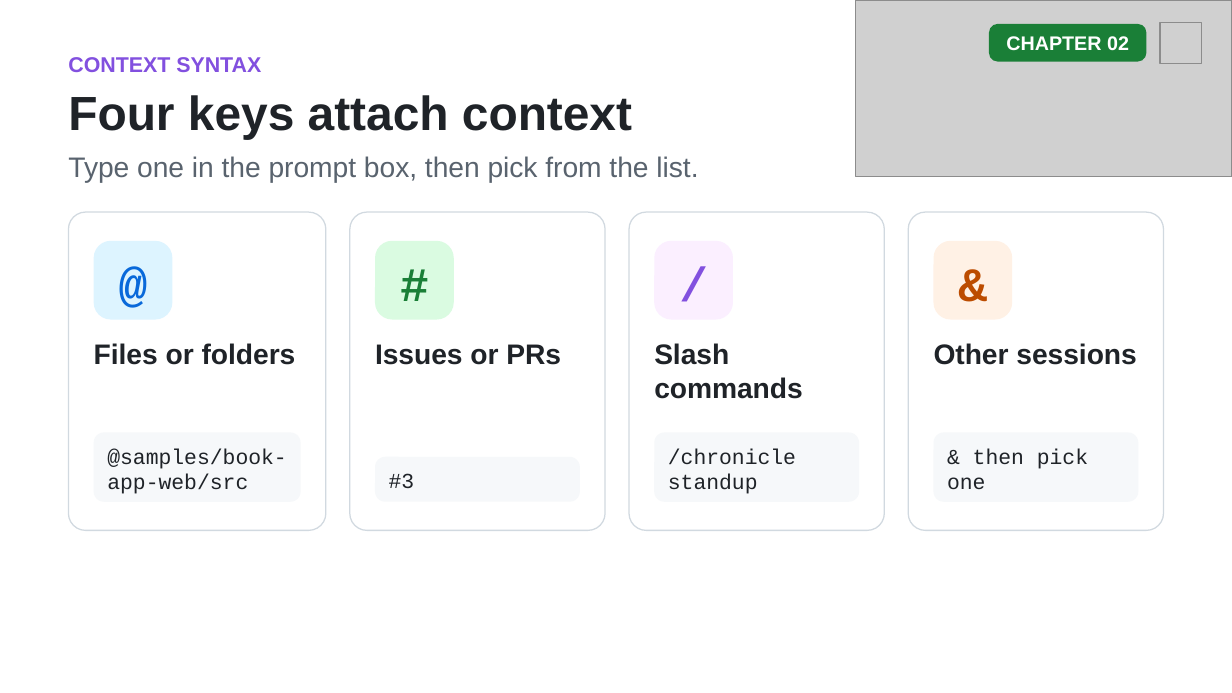
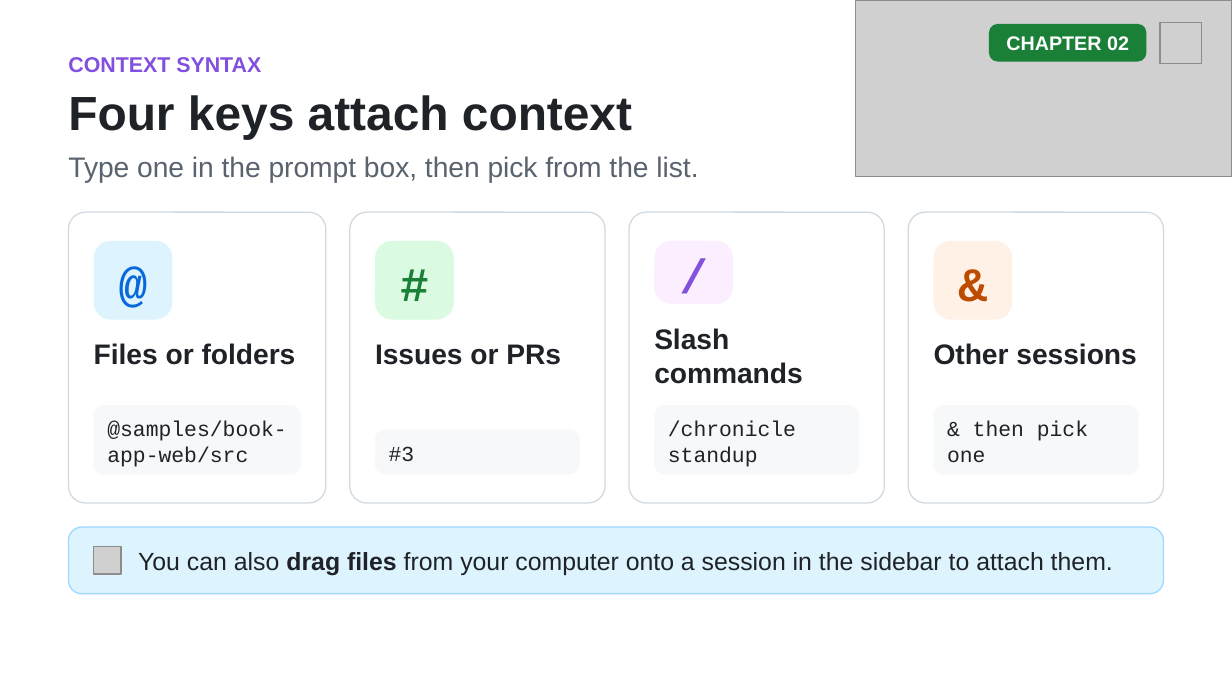
Before and after one commit to github/copilot-app-for-beginners, a slide deck: slide 8 of slides/02-sessions-worktrees-context.pptx. Drawn at 1232x693 pixels with LibreOffice and Linux fonts; fonts in the diff are those of the drawing; grey boxes stand for pictures. Boxes give left, top, right and bottom in pixels: in the first picture for what was removed or moved away, otherwise in the second. Text is boxed around its words. In the diff, an @@ line names an element or a change of style, - is before the commit and + after.

```diff
--- a/slides/02-sessions-worktrees-context.pptx
+++ b/slides/02-sessions-worktrees-context.pptx
@@ rounded rectangle: place and size @@
-rounded rectangle at [69,212,326,530]
+rounded rectangle at [69,212,326,503]
@@ rounded rectangle: place and size @@
-rounded rectangle at [350,212,605,530]
+rounded rectangle at [350,212,605,503]
@@ rounded rectangle: place and size @@
-rounded rectangle at [630,212,885,530]
+rounded rectangle at [630,212,885,503]
@@ rounded rectangle: place and size @@
-rounded rectangle at [908,212,1163,530]
+rounded rectangle at [908,212,1163,503]
@@ rounded rectangle: place and size @@
-rounded rectangle at [654,240,733,319]
+rounded rectangle at [654,240,733,303]
@@ rounded rectangle at [654,240,733,303]: proportions changed @@
@@ text "/": place and size @@
-text "/" at [679,254,708,308]
+text "/" at [679,245,708,299]
@@ text "Slash commands": place and size @@
-text "Slash commands" at [654,343,802,399]
+text "Slash commands" at [654,328,802,384]
@@ 4 texts, 4 rounded rectangles: place and size @@
-4 texts, 4 rounded rectangles at [94,432,1138,501]
+4 texts, 4 rounded rectangles at [94,405,1138,474]
@@ rounded rectangle added at [69,527,1164,594], fill #DDF4FF, outline #9CD7FF 0.75 pt @@
@@ picture added at [94,547,121,574] @@
@@ text added at [138,552,1113,576], 14.5 pt, text #1F2328 @@
+You can also drag files from your computer onto a session in the sidebar to attach them.
```
Also in this commit, not shown: 1 slide added, 2 other files.
